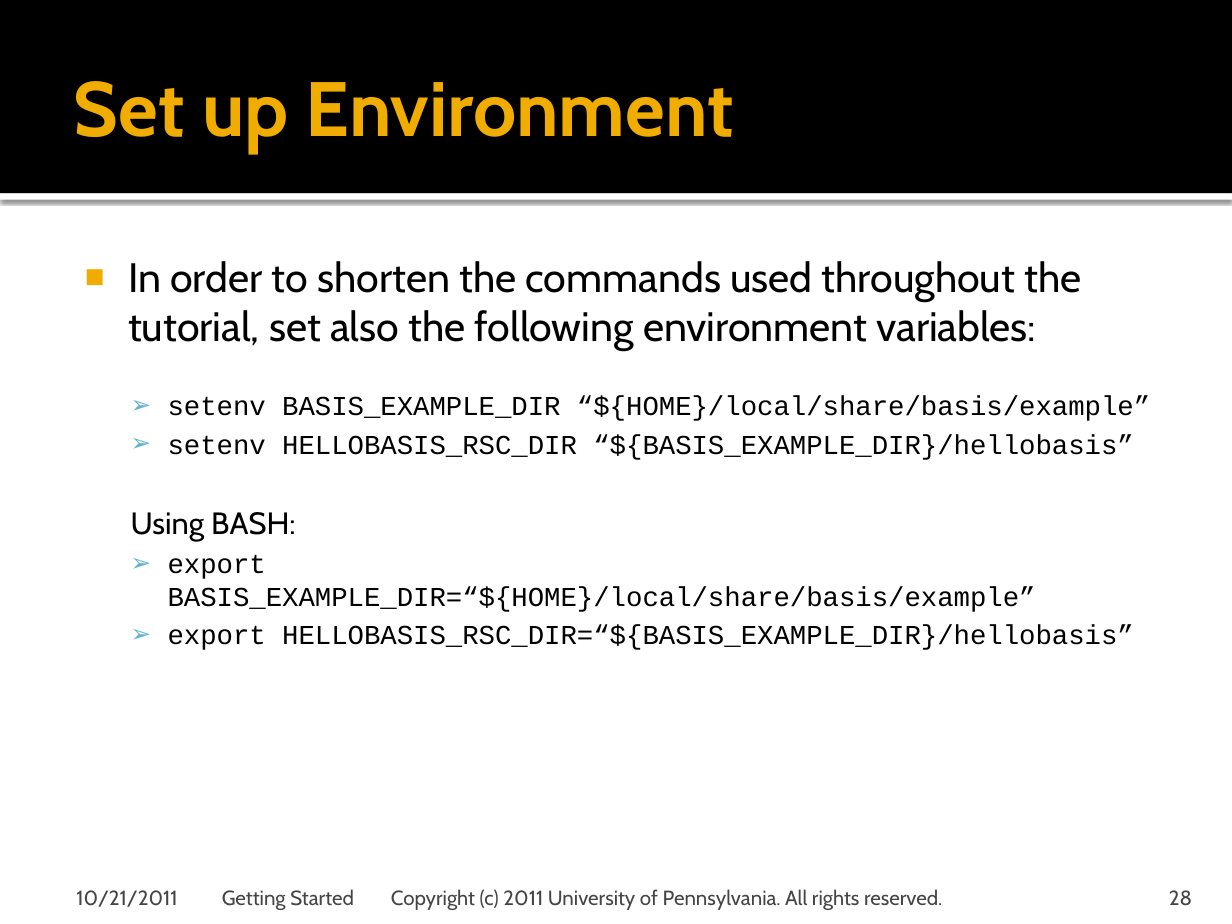
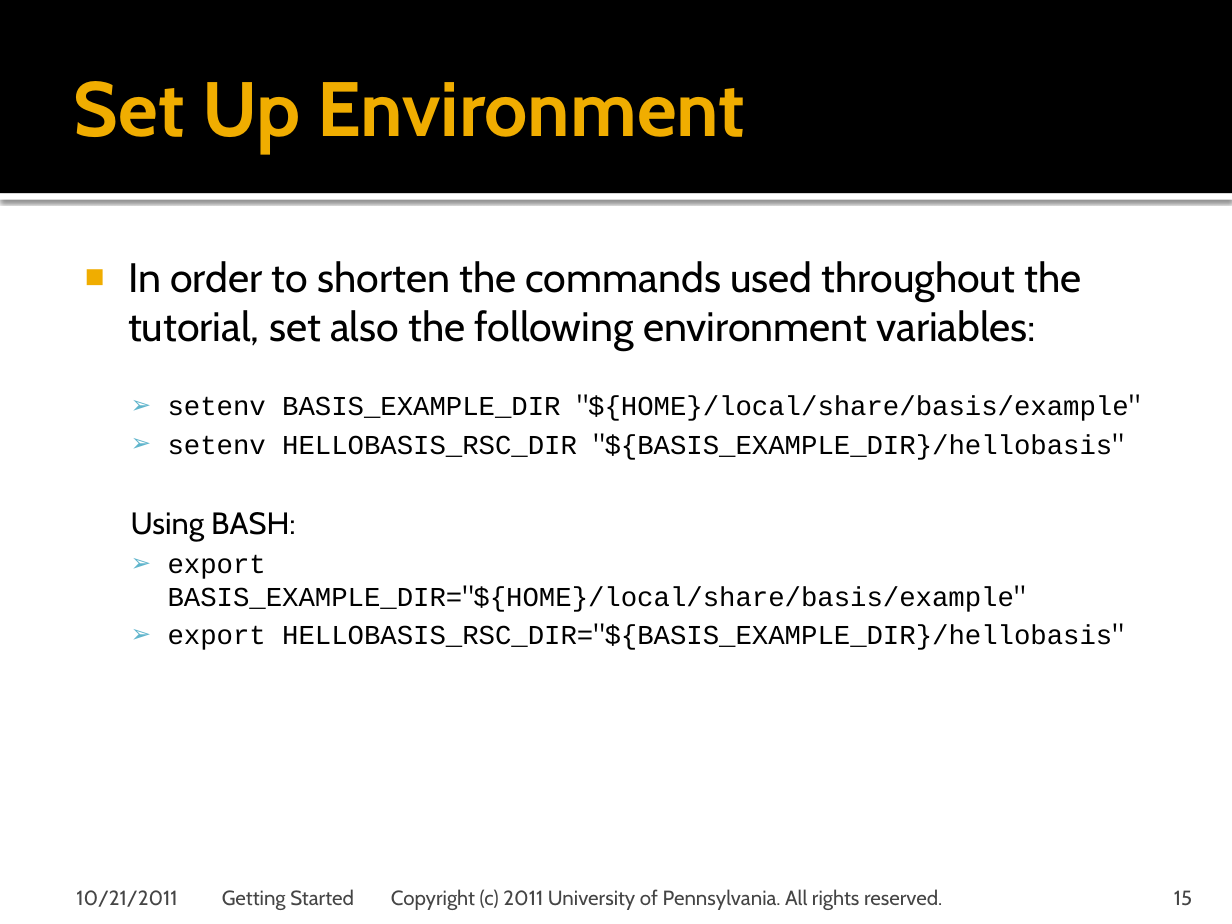
Before and after one commit to cmake-basis/legacy, a slide deck: slide 15 of doc/tutorials/BASIS Tutorial - 02 Getting Started.pptx (slide 28 before the commit). Drawn at 1232x924 pixels with LibreOffice and Linux fonts; fonts in the diff are those of the drawing; background and template pictures are left out. Boxes give left, top, right and bottom in pixels: in the first picture for what was removed or moved away, otherwise in the second. Text is boxed around its words. In the diff, an @@ line names an element or a change of style, - is before the commit and + after.

```diff
--- a/doc/tutorials/BASIS Tutorial - 02 Getting Started.pptx
+++ b/doc/tutorials/BASIS Tutorial - 02 Getting Started.pptx
@@ title at (74,81,746,153): text changed @@
-Set up Environment
+Set Up Environment
@@ text at (168,394,1140,460): text changed @@
-  ➢ setenv BASIS_EXAMPLE_DIR “${HOME}/local/share/basis/example”
-  ➢ setenv HELLOBASIS_RSC_DIR “${BASIS_EXAMPLE_DIR}/hellobasis”
+  ➢ setenv BASIS_EXAMPLE_DIR "${HOME}/local/share/basis/example"
+  ➢ setenv HELLOBASIS_RSC_DIR "${BASIS_EXAMPLE_DIR}/hellobasis"
@@ text at (168,554,1123,650): text changed @@
-  ➢ export
-    BASIS_EXAMPLE_DIR=“${HOME}/local/share/basis/example”
-  ➢ export HELLOBASIS_RSC_DIR=“${BASIS_EXAMPLE_DIR}/hellobasis”
+  ➢ export
+    BASIS_EXAMPLE_DIR="${HOME}/local/share/basis/example"
+  ➢ export HELLOBASIS_RSC_DIR="${BASIS_EXAMPLE_DIR}/hellobasis"
@@ page number at (1174,890,1192,906): text changed @@
-28
+15
```
Also in this commit, not shown: 25 other slides changed, 13 slides removed, 1 other file.
